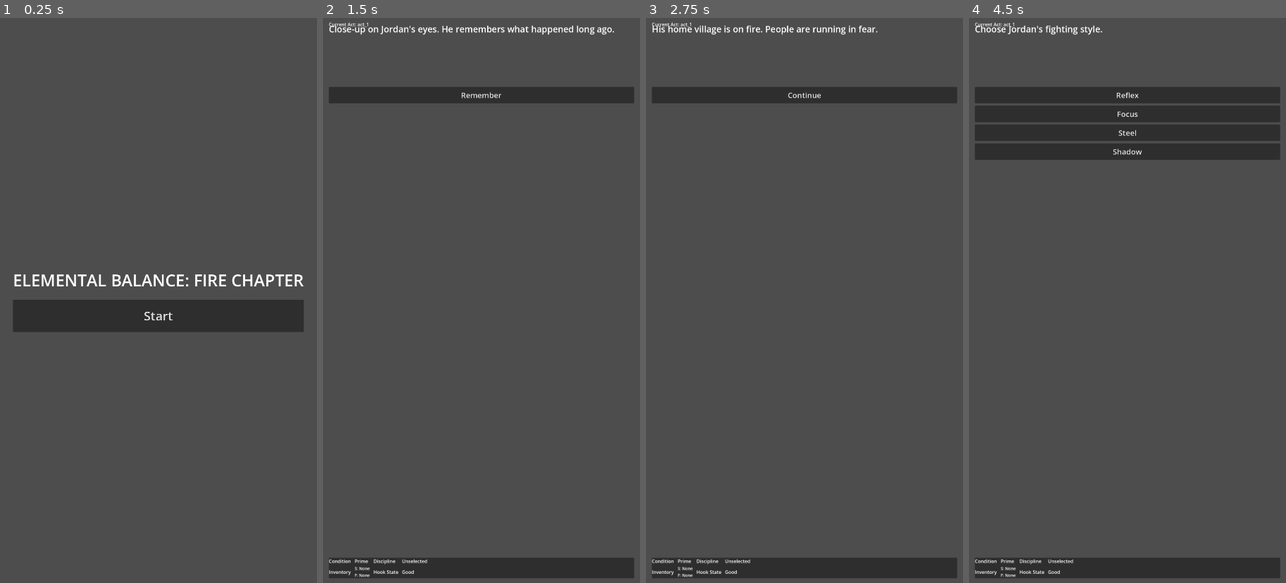
Above: before the commit, frames 1-4 (left to right).
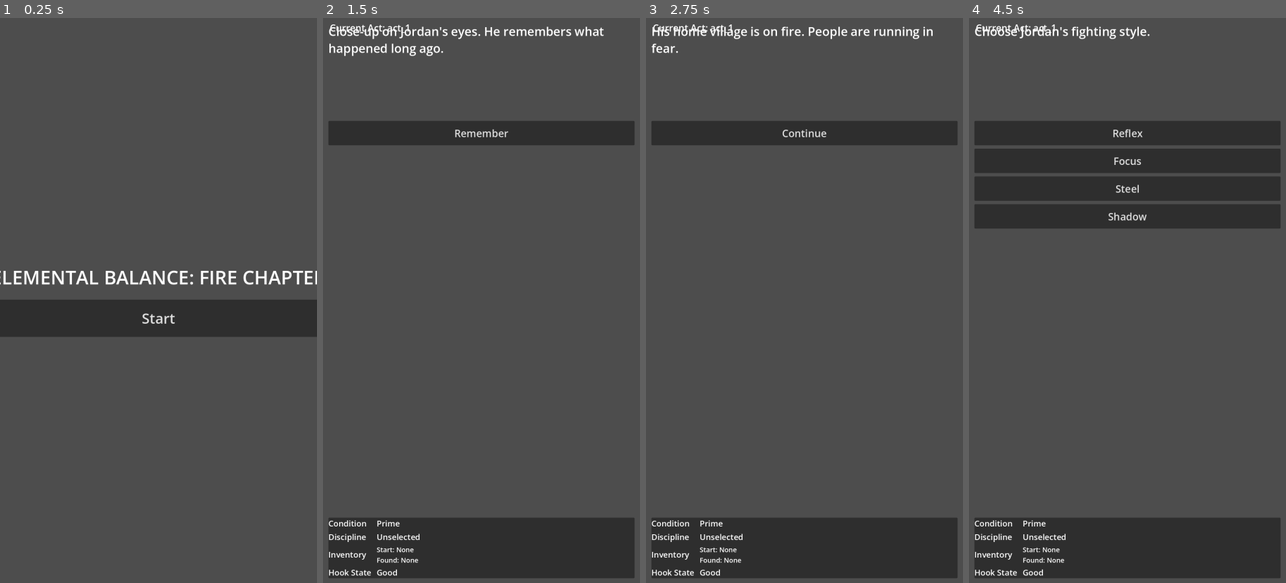
Above: after the commit, the same moments.

Repository: GamerJoe85/Jordan-Ninja-Choose-Your-Own-Adventure
Game: Godot game, scene res://scenes/TitleMenu.tscn
The game is run twice, just before and just after one commit, with the same random seed, the same clock (stepped at 60 frames per second) and the same inputs.
Inputs:
- Up to frame 1 (0.25 s): no input
- Up to frame 2 (1.5 s): click "Start" at 0.5 s; click "Continue" at 1.25 s
- Up to frame 3 (2.75 s): click "Remember" at 2 s
- Up to frame 4 (4.5 s): click "Continue" at 2.75 s; click "Stand" at 3.5 s; click "Train" at 4.25 s

The runs differ from the first frame. In frame 1, 2.9% of the frame differs, in the area x 0-100%, y 44-57%; in frame 2, 15%; in frame 3, 15%; in frame 4, 24%, in the area x 1-99%, y 0-99%.

Commit message:
Make scene art full-screen and increase UI readability

Diff:
--- a/project.godot
+++ b/project.godot
@@ -14,6 +14,6 @@
 window/size/viewport_height=1920
 window/stretch/mode="viewport"
 window/stretch/aspect="keep"
-window/stretch/scale=1.0
+window/stretch/scale=1.15
 window/dpi/allow_hidpi=true
 window/handheld/orientation="sensor"
--- a/scenes/Main.tscn
+++ b/scenes/Main.tscn
@@ -27,5 +27,6 @@
 offset_left = 20.0
 offset_top = 10.0
 offset_right = 400.0
-offset_bottom = 40.0
+offset_bottom = 56.0
+theme_override_font_sizes/font_size = 28
 text = "Current Act: act_1"
--- a/scenes/PagePlayer.tscn
+++ b/scenes/PagePlayer.tscn
@@ -20,8 +20,8 @@
 grow_horizontal = 2
 grow_vertical = 2
 expand_mode = 1
-stretch_mode = 5
-modulate = Color(1, 1, 1, 0.9)
+stretch_mode = 6
+modulate = Color(1, 1, 1, 1)
 
 [node name="MarginContainer" type="MarginContainer" parent="."]
 layout_mode = 1
@@ -30,28 +30,29 @@
 anchor_bottom = 1.0
 grow_horizontal = 2
 grow_vertical = 2
-theme_override_constants/margin_left = 20
-theme_override_constants/margin_top = 16
-theme_override_constants/margin_right = 20
-theme_override_constants/margin_bottom = 16
+theme_override_constants/margin_left = 16
+theme_override_constants/margin_top = 14
+theme_override_constants/margin_right = 16
+theme_override_constants/margin_bottom = 14
 
 [node name="MainVBox" type="VBoxContainer" parent="MarginContainer"]
 layout_mode = 2
 size_flags_vertical = 3
-theme_override_constants/separation = 8
+theme_override_constants/separation = 10
 
 [node name="StoryText" type="RichTextLabel" parent="MarginContainer/MainVBox"]
 unique_name_in_owner = true
-custom_minimum_size = Vector2(0, 210)
+custom_minimum_size = Vector2(0, 280)
 layout_mode = 2
 bbcode_enabled = false
 fit_content = false
-theme_override_font_sizes/normal_font_size = 30
+theme_override_font_sizes/normal_font_size = 36
 
 [node name="ChoiceContainer" type="VBoxContainer" parent="MarginContainer/MainVBox"]
 unique_name_in_owner = true
 layout_mode = 2
-theme_override_constants/separation = 8
+size_flags_vertical = 1
+theme_override_constants/separation = 10
 
 [node name="Spacer" type="Control" parent="MarginContainer/MainVBox"]
 layout_mode = 2
@@ -63,50 +64,50 @@
 
 [node name="HUDGrid" type="GridContainer" parent="MarginContainer/MainVBox/HUDPanel"]
 layout_mode = 2
-columns = 4
-theme_override_constants/h_separation = 12
-theme_override_constants/v_separation = 4
+columns = 2
+theme_override_constants/h_separation = 16
+theme_override_constants/v_separation = 6
 
 [node name="HealthLabel" type="Label" parent="MarginContainer/MainVBox/HUDPanel/HUDGrid"]
 layout_mode = 2
-theme_override_font_sizes/font_size = 16
+theme_override_font_sizes/font_size = 24
 text = "Condition"
 
 [node name="HealthValue" type="Label" parent="MarginContainer/MainVBox/HUDPanel/HUDGrid"]
 unique_name_in_owner = true
 layout_mode = 2
-theme_override_font_sizes/font_size = 16
+theme_override_font_sizes/font_size = 24
 text = "Prime"
 
 [node name="DisciplineLabel" type="Label" parent="MarginContainer/MainVBox/HUDPanel/HUDGrid"]
 layout_mode = 2
-theme_override_font_sizes/font_size = 16
+theme_override_font_sizes/font_size = 24
 text = "Discipline"
 
 [node name="DisciplineValue" type="Label" parent="MarginContainer/MainVBox/HUDPanel/HUDGrid"]
 unique_name_in_owner = true
 layout_mode = 2
-theme_override_font_sizes/font_size = 16
+theme_override_font_sizes/font_size = 24
 text = "Unselected"
 
 [node name="InventoryLabel" type="Label" parent="MarginContainer/MainVBox/HUDPanel/HUDGrid"]
 layout_mode = 2
-theme_override_font_sizes/font_size = 16
+theme_override_font_sizes/font_size = 24
 text = "Inventory"
 
 [node name="InventoryValue" type="Label" parent="MarginContainer/MainVBox/HUDPanel/HUDGrid"]
 unique_name_in_owner = true
 layout_mode = 2
-theme_override_font_sizes/font_size = 14
+theme_override_font_sizes/font_size = 20
 text = "Starting: None\nFound: None"
 
 [node name="HookLabel" type="Label" parent="MarginContainer/MainVBox/HUDPanel/HUDGrid"]
 layout_mode = 2
-theme_override_font_sizes/font_size = 16
+theme_override_font_sizes/font_size = 24
 text = "Hook State"
 
 [node name="HookValue" type="Label" parent="MarginContainer/MainVBox/HUDPanel/HUDGrid"]
 unique_name_in_owner = true
 layout_mode = 2
-theme_override_font_sizes/font_size = 16
+theme_override_font_sizes/font_size = 24
 text = "Good"
--- a/scripts/ui/page_player.gd
+++ b/scripts/ui/page_player.gd
@@ -136,8 +136,8 @@
 		var button: Button = Button.new()
 		button.text = str(choice.get("label", "Continue"))
 		button.autowrap_mode = TextServer.AUTOWRAP_WORD_SMART
-		button.custom_minimum_size = Vector2(0, 56)
-		button.add_theme_font_size_override("font_size", 26)
+		button.custom_minimum_size = Vector2(0, 72)
+		button.add_theme_font_size_override("font_size", 30)
 		button.pressed.connect(_on_choice_selected.bind(choice))
 		choice_container.add_child(button)
 		shown += 1
@@ -201,5 +201,5 @@
 	discipline_value.text = "Unselected" if GameState.discipline.is_empty() else GameState.discipline
 	var start_items_text: String = ", ".join(GameState.starting_items) if not GameState.starting_items.is_empty() else "None"
 	var found_items_text: String = ", ".join(GameState.found_items) if not GameState.found_items.is_empty() else "None"
-	inventory_value.text = "S: %s\nF: %s" % [start_items_text, found_items_text]
+	inventory_value.text = "Start: %s\nFound: %s" % [start_items_text, found_items_text]
 	hook_value.text = GameState.hook_state
